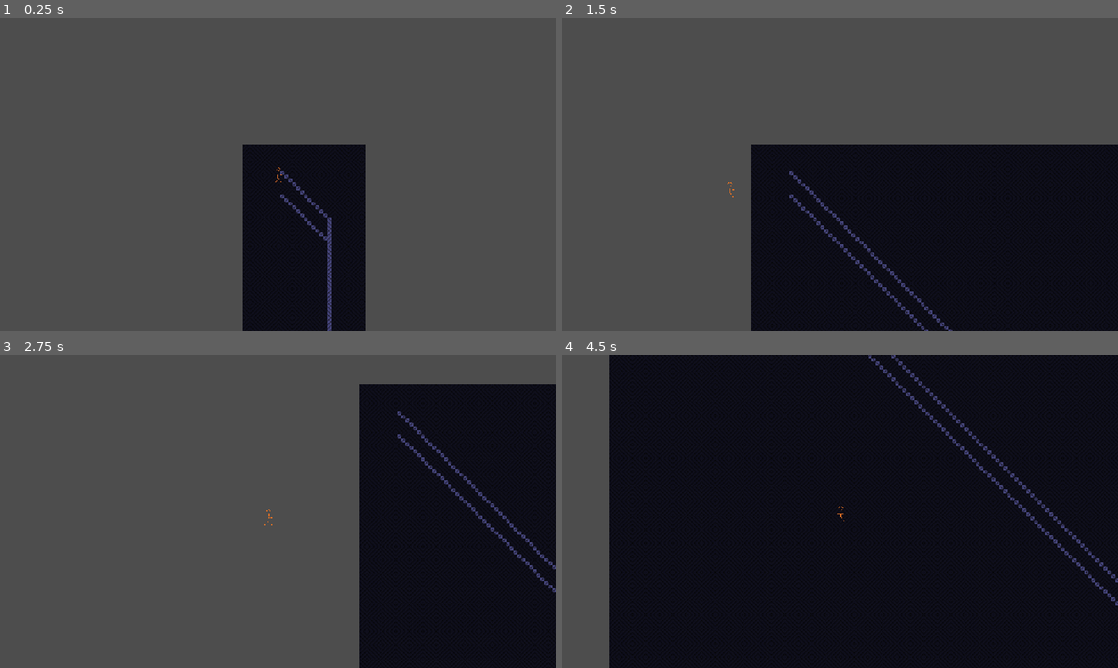
Above: before the commit, frames 1-4 (two rows, left to right).
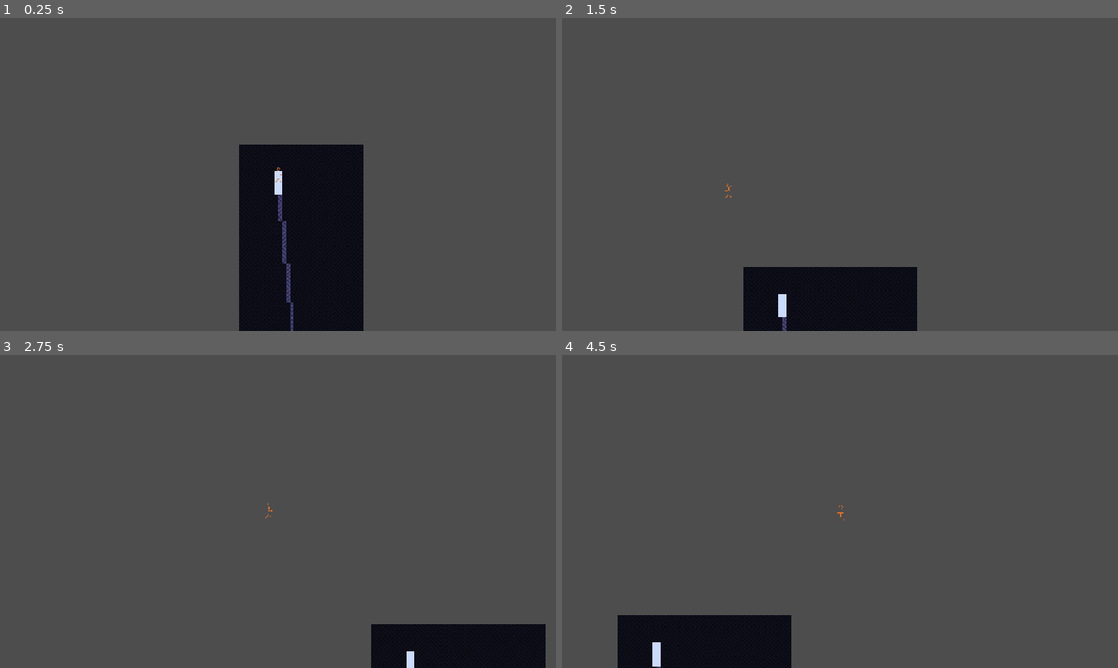
Above: after the commit, the same moments.

Repository: henreedev/exponential-climb
Game: Godot game, scene res://scenes/game.tscn
The game is run twice, just before and just after one commit, with the same random seed, the same clock (stepped at 60 frames per second) and the same inputs.
Inputs (mouse positions are in pixels of both pictures, inside the frame that each line leads up to):
- Up to frame 1 (0.25 s): no input
- Up to frame 2 (1.5 s): tap Enter at 0.5 s; move the mouse to (962, 158) at 0.52 s; hold Space (jump) 0.53-1.28 s; hold D (move_right) from 0.53 s (still down); move the mouse to (728, 190) at 1.27 s; click (728, 190) at 1.35 s
- Up to frame 3 (2.75 s): tap Space (jump) at 1.52, 1.55, 1.82, 2.3 s; move the mouse to (333, 442) at 2.02 s; release D (move_right) at 2.03 s; hold A (move_left) from 2.03 s (still down); hold Q (toggle_loop) from 2.03 s (still down)
- Up to frame 4 (4.5 s): move the mouse to (812, 574) at 2.77 s; release A (move_left) at 2.78 s; release Q (toggle_loop) at 2.78 s; hold D (move_right) 2.78-4.28 s; tap Space (jump) at 2.85, 3.02, 3.32, 3.77, 3.8, 4.07 s; move the mouse to (1006, 558) at 3.52 s; press the mouse at (1006, 558) at 3.53 s; move the mouse to (673, 464) at 4.27 s; release the mouse at (673, 464) at 4.28 s; hold A (move_left) from 4.28 s (still down); tap Q (toggle_loop) at 4.35 s

The runs differ from the first frame. In frame 1, 1.5% of the frame differs, in the area x 43-66%, y 40-100%; in frame 2, 34%; in frame 3, 28%; in frame 4, 86%, in the area x 8-100%, y 0-100%.

Commit message:
add straight line calculation, basic room path working

Diff:
--- a/scenes/environment/door.tscn
+++ b/scenes/environment/door.tscn
@@ -10,6 +10,7 @@
 script = ExtResource("1_hs68i")
 
 [node name="Area2D" type="Area2D" parent="."]
+collision_layer = 4
 
 [node name="CollisionShape2D" type="CollisionShape2D" parent="Area2D"]
 shape = SubResource("RectangleShape2D_hs68i")
--- a/scenes/environment/floor.tscn
+++ b/scenes/environment/floor.tscn
@@ -1,6 +1,17 @@
-[gd_scene load_steps=2 format=3 uid="uid://d4gselxfoms3w"]
+[gd_scene load_steps=3 format=3 uid="uid://d4gselxfoms3w"]
 
 [ext_resource type="Script" uid="uid://dmvt3as7lh7jd" path="res://scripts/environment/floor.gd" id="1_1rvl0"]
 
+[sub_resource type="FastNoiseLite" id="FastNoiseLite_1rvl0"]
+noise_type = 3
+frequency = 0.027
+fractal_type = 3
+fractal_octaves = 1
+fractal_ping_pong_strength = 1.625
+domain_warp_type = 2
+domain_warp_amplitude = 88.745
+domain_warp_frequency = 0.02
+
 [node name="Floor" type="Node2D"]
 script = ExtResource("1_1rvl0")
+path_noise = SubResource("FastNoiseLite_1rvl0")
--- a/scenes/game.tscn
+++ b/scenes/game.tscn
@@ -7,7 +7,7 @@
 [node name="Game" type="Node2D"]
 
 [node name="Map" parent="." instance=ExtResource("2_yqjtg")]
-visible = false
+enabled = false
 
 [node name="Floor" parent="." instance=ExtResource("2_lnu2h")]
 
--- a/scripts/environment/floor.gd
+++ b/scripts/environment/floor.gd
@@ -5,10 +5,19 @@
 
 const ROOM_SCENE = preload("res://scenes/environment/room.tscn")
 
+@export var path_noise : FastNoiseLite
+
 func _ready():
 	Room.generate_room(Vector2(0, 0), Vector2(100, 1020), self)
 
 func _input(event):
 	if event.is_action_pressed("jump"):
+		get_child(0).queue_free()
+		get_child(1).queue_free()
+		get_child(2).queue_free()
 		remove_child(get_child(0))
-		Room.generate_room(Vector2(0, 0), Vector2(1000, 1200), self)
+		remove_child(get_child(0))
+		remove_child(get_child(0))
+		var rand_start = Vector2.ZERO
+		var rand_end = Vector2(200, randf_range(0,5000))
+		Room.generate_room(rand_start, rand_end, self)
--- a/scripts/environment/room.gd
+++ b/scripts/environment/room.gd
@@ -30,12 +30,13 @@
 
 static func generate_room(start_pos : Vector2, end_pos : Vector2, attach_to : Node) -> Room:
 	var room : Room = ROOM_SCENE.instantiate()
-	var _start_door : Door = DOOR_SCENE.instantiate()
-	room.start_door = _start_door
+	room.start_door = DOOR_SCENE.instantiate()
 	room.start_door.position = start_pos
 	room.main_path_door = DOOR_SCENE.instantiate()
 	room.main_path_door.position = end_pos
 	attach_to.add_child(room)
+	attach_to.add_child(room.start_door)
+	attach_to.add_child(room.main_path_door)
 
 	room.generate_room_tiles()
 
@@ -51,14 +52,15 @@
 			var coord = Vector2i(x, y)
 			bg_layer.set_cell(coord, 0, BG_ATLAS_COORDS)
 
-	var main_path : Array[Vector2i] = TilePath.find_path(wall_layer, start_door_pos, main_path_door_pos)
-	#print(main_path)
+	#var main_path : Array[Vector2i] = TilePath.find_path(wall_layer, start_door_pos, main_path_door_pos)
+	var main_path : Array[Vector2i] = TilePath.find_straight_path(wall_layer, start_door_pos, main_path_door_pos)
+	print(main_path)
 	const RADIUS = 3
 
 	var upward_offset = Vector2i(0, -RADIUS)
 	var downward_offset = Vector2i(0, RADIUS)
 
 	for coord in main_path:
-		bg_layer.set_cell(coord, 0, BG_ATLAS_COORDS)
-		wall_layer.set_cell(coord + upward_offset, 0, WALL_ATLAS_COORDS)
-		wall_layer.set_cell(coord + downward_offset, 0, WALL_ATLAS_COORDS)
+		bg_layer.set_cell(coord, 0, WALL_ATLAS_COORDS)
+		#wall_layer.set_cell(coord + upward_offset, 0, WALL_ATLAS_COORDS)
+		#wall_layer.set_cell(coord + downward_offset, 0, WALL_ATLAS_COORDS)
--- a/scripts/environment/room_generator.gd
+++ b/scripts/environment/room_generator.gd
@@ -1,29 +1,3 @@
 extends Node
 
 class_name RoomGenerator
-
-
-
-
-
-
-
-
-
-
-
-
-
-
-
-
-
-
-
-
-
-
-
-
-
-, )
--- a/scripts/player/player.gd
+++ b/scripts/player/player.gd
@@ -53,7 +53,8 @@
 var index : int
 
 #region Physics variables
-const DEFAULT_GRAVITY := 750.0
+#const DEFAULT_GRAVITY := 750.0
+const DEFAULT_GRAVITY := 0.0
 const DEFAULT_MOVEMENT_SPEED := 150.0
 const DEFAULT_ACCELERATION_MOD := 12.0
 const DEFAULT_JUMP_STRENGTH := 300.0
--- a/scripts/utilities/tilepath.gd
+++ b/scripts/utilities/tilepath.gd
@@ -2,6 +2,32 @@
 
 ## Contains utilities for generating paths between tile coordinates.
 class_name TilePath
+
+## Returns an array of tile coordinates between the start and end coordinates.
+static func find_straight_path(map : TileMapLayer, start : Vector2i, \
+						end : Vector2i) -> Array[Vector2i]:
+	var path : Array[Vector2i] = []
+	var diff = end - start
+
+	if diff == Vector2i.ZERO:
+		path.append(start)
+		return path
+
+	var num_steps = max(abs(diff.x), abs(diff.y))
+	num_steps *= 1.1 # Fill in gaps by oversampling slightly
+	var coords_set := {}
+
+	for i in range(num_steps):
+		var step = i + 1
+		var progress = float(step) / num_steps
+		var x = lerp(0, diff.x, progress)
+		var y = lerp(0, diff.y, progress)
+		var point = Vector2i(start.x + x, start.y + y)
+		coords_set[point] = null # Dummy value, just storing key
+	path.append_array(coords_set.keys())
+	return path
+
+#region A-star pathfinding
 
 # Finds the shortest path between start and goal tile coordinates
 static func find_path(tilemap: TileMapLayer, start: Vector2i, goal: Vector2i) -> Array[Vector2i]:
@@ -78,7 +104,7 @@
 		TileSet.CellNeighbor.CELL_NEIGHBOR_LEFT_SIDE,
 		TileSet.CellNeighbor.CELL_NEIGHBOR_TOP_LEFT_CORNER,
 		TileSet.CellNeighbor.CELL_NEIGHBOR_TOP_SIDE,
-		TileSet.CellNeighbor.CELL_NEIGHBOR_TOP_RIGHT_CORNER
+		TileSet.CellNeighbor.CELL_NEIGHBOR_TOP_RIGHT_CORNER,
 	]
 
 	for neighbor_dir in neighbor_directions:
@@ -86,3 +112,5 @@
 		neighbors.append(neighbor)
 
 	return neighbors
+
+#endregion A-star pathfinding
--- a/scripts/weapons/teleport/teleport.gd
+++ b/scripts/weapons/teleport/teleport.gd
@@ -87,6 +87,9 @@
 	# Limit max teleport length
 	if teleport_destination.length() > TELEPORT_DISTANCE:
 		teleport_destination = teleport_destination.normalized() * TELEPORT_DISTANCE
+
+	teleport_dir = teleport_destination.normalized()
+
 	# Raycast towards clicked location
 	raycast.target_position = teleport_destination
 
